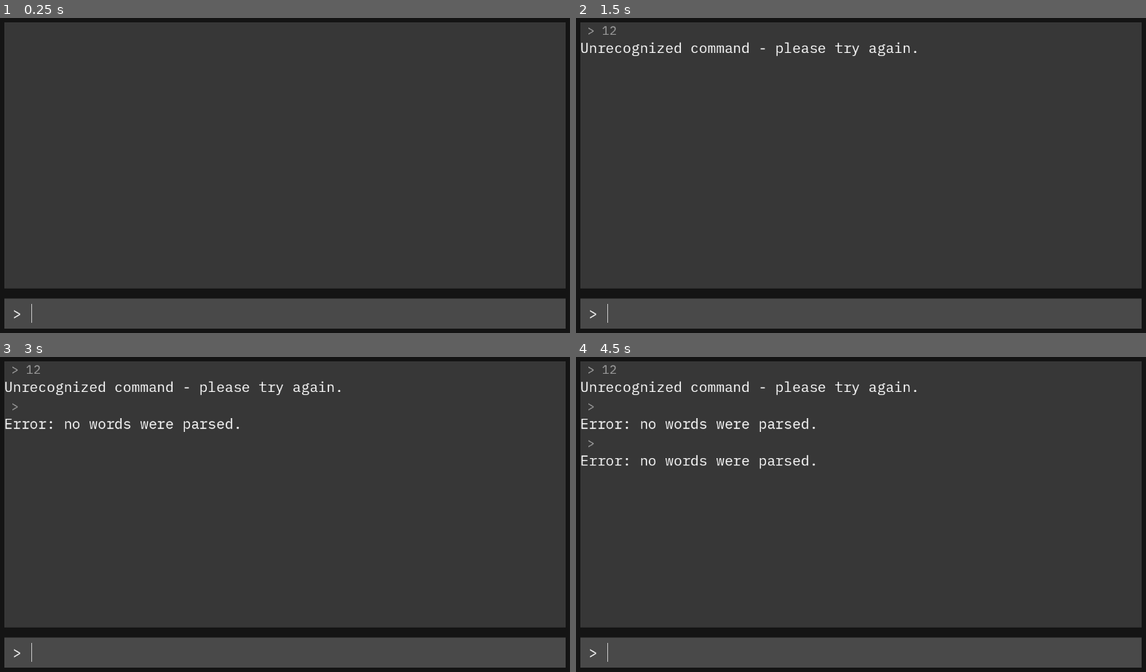
Above: before the commit, frames 1-4 (two rows, left to right).
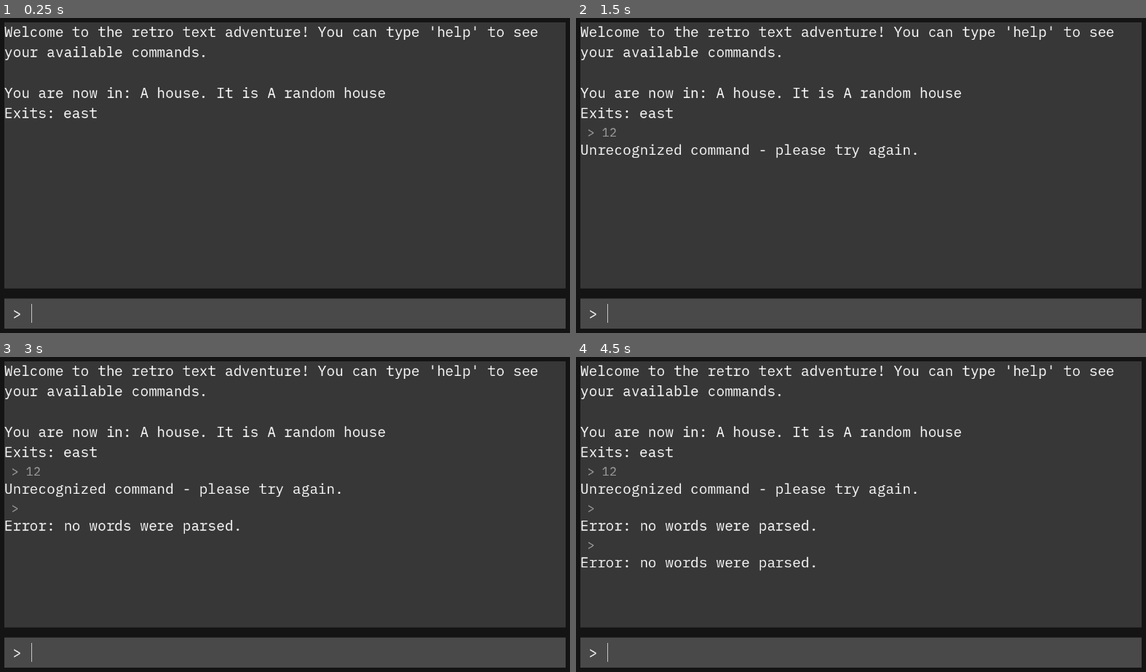
Above: after the commit, the same moments.

Repository: CungSao/textAdventure
Game: Godot game, scene res://game.tscn
Same seed, same stepped clock (60 frames per second), same inputs: the game is played once before the commit and once after it.
Inputs (mouse positions are in pixels of both pictures, inside the frame that each line leads up to):
- Up to frame 1 (0.25 s): no input
- Up to frame 2 (1.5 s): click (872, 314) at 0.52 s; type "12" at 0.6 s; tap Enter at 1.25 s
- Up to frame 3 (3 s): tap Space at 2 s; tap Enter at 2.75 s
- Up to frame 4 (4.5 s): tap Space at 3.5 s; tap Enter at 4.25 s

The runs differ from the first frame. In frame 1, 2.1% of the frame differs, in the area x 0-95%, y 2-32%; in frame 2, 3.3%; in frame 3, 4.2%; in frame 4, 5.0%, in the area x 0-95%, y 2-68%.
Error before the commit: Invalid call. Nonexistent function 'innitialize' in base 'Node (CommandProcessor.gd)'. (res://game.gd:19)

Commit message:
signal & Room

Diff:
--- a/CommandProcessor.gd
+++ b/CommandProcessor.gd
@@ -1,10 +1,12 @@
 extends Node
+
+signal response_generated(response_text)
 
 var current_room = null
 
 
 func initialize(starting_room):
-	current_room = starting_room
+	change_room(starting_room)
 
 
 func process_command(input:String) -> String:
@@ -31,8 +33,25 @@
 	if second_word == "":
 		return "Go where?"
 
-	return "You go " + second_word
-
+	if current_room.exits.keys().has(second_word):
+		change_room(current_room.exits[second_word])
+		return "You go " + second_word
+	else:
+		return "This room has no exit in that direction!"
 
 func help() -> String:
 	return "You can use these commands: go [location], help"
+
+
+func change_room(new_room:Room):
+	current_room = new_room
+	var exit_string = PackedStringArray(new_room.exits.keys())
+	var strings = PackedStringArray([
+		"\nYou are now in: %s. It is %s
+		Exits: %s " % [
+				new_room.room_name,
+				new_room.room_description,
+				"".join(exit_string)
+			]
+	])
+	emit_signal("response_generated", "".join(strings))
--- /dev/null
+++ b/RoomManager.gd
@@ -0,0 +1,4 @@
+extends Node
+
+func _ready() -> void:
+	$HouseRoom.connect_exit("east", $OutsideRoom)
--- a/game.gd
+++ b/game.gd
@@ -16,7 +16,10 @@
 
 func _ready() -> void:
 	scrollbar.changed.connect(handle_scrollbar_changed)
-	command_processor.innitialize(room_manager.get_child(0))
+	command_processor.connect("response_generated", handle_response_generated)
+
+	handle_response_generated("Welcome to the retro text adventure! You can type 'help' to see your available commands.")
+	command_processor.initialize(room_manager.get_child(0))
 
 
 func handle_scrollbar_changed():
--- a/game.tscn
+++ b/game.tscn
@@ -1,9 +1,10 @@
-[gd_scene load_steps=12 format=3 uid="uid://d3wba6syqkbrp"]
+[gd_scene load_steps=13 format=3 uid="uid://d3wba6syqkbrp"]
 
 [ext_resource type="Script" path="res://Input.gd" id="1_2uw3k"]
 [ext_resource type="FontFile" uid="uid://d078jfhcy6kqy" path="res://fonts/IBMPlexMono-Regular.ttf" id="1_scu14"]
 [ext_resource type="Script" path="res://game.gd" id="2_vas34"]
 [ext_resource type="Script" path="res://CommandProcessor.gd" id="3_ulhwv"]
+[ext_resource type="Script" path="res://RoomManager.gd" id="4_l4nh5"]
 [ext_resource type="PackedScene" uid="uid://c0bvgbk12s7cn" path="res://room.tscn" id="4_m1qwo"]
 
 [sub_resource type="StyleBoxEmpty" id="StyleBoxEmpty_hdhih"]
@@ -43,14 +44,23 @@
 script = ExtResource("3_ulhwv")
 
 [node name="RoomManager" type="Node" parent="."]
+script = ExtResource("4_l4nh5")
 
-[node name="Room" parent="RoomManager" instance=ExtResource("4_m1qwo")]
+[node name="HouseRoom" parent="RoomManager" instance=ExtResource("4_m1qwo")]
 offset_left = 1.0
 offset_top = -189.0
 offset_right = 290.0
 offset_bottom = -89.0
-room_name = "House"
+room_name = "A house"
 room_description = "A random house"
+
+[node name="OutsideRoom" parent="RoomManager" instance=ExtResource("4_m1qwo")]
+offset_left = 1.0
+offset_top = -189.0
+offset_right = 290.0
+offset_bottom = -89.0
+room_name = "outside"
+room_description = "outside in the village."
 
 [node name="Background" type="PanelContainer" parent="."]
 layout_mode = 1
--- a/room.gd
+++ b/room.gd
@@ -1,4 +1,29 @@
 extends PanelContainer
+
+class_name Room
 
 @export var room_name = "Room Name"
 @export var room_description = "This is the description of the room."
+
+var exits:Dictionary = {}
+
+func connect_exit(direction:String, room):
+	match direction:
+		'west':
+			room.exits['east'] = self
+		"east":
+			room.exits["west"] = self
+		"north":
+			room.exits["south"] = self
+		"south":
+			room.exits["north"] = self
+		"path":
+			room.exits["path"] = self
+		"inside":
+			room.exits["outside"] = self
+		"outside":
+			room.exits["inside"] = self
+		_:
+			printerr("Tried to connect invalid direction: ", direction)
+
+	exits[direction] = room
